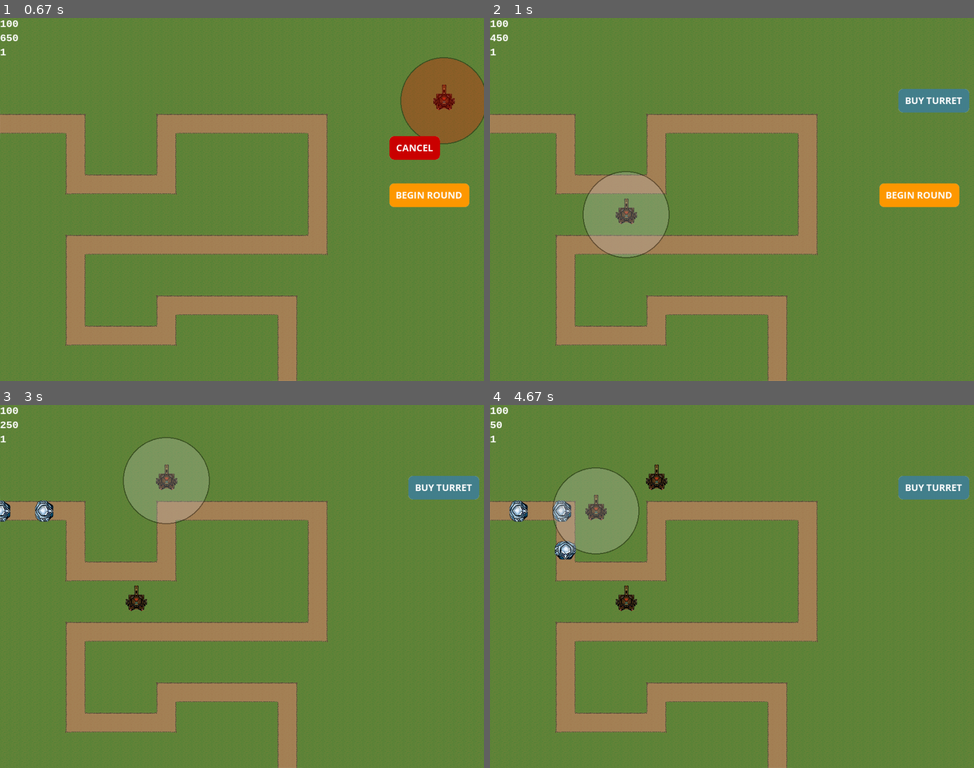
Above: before the commit, frames 1-4 (two rows, left to right).
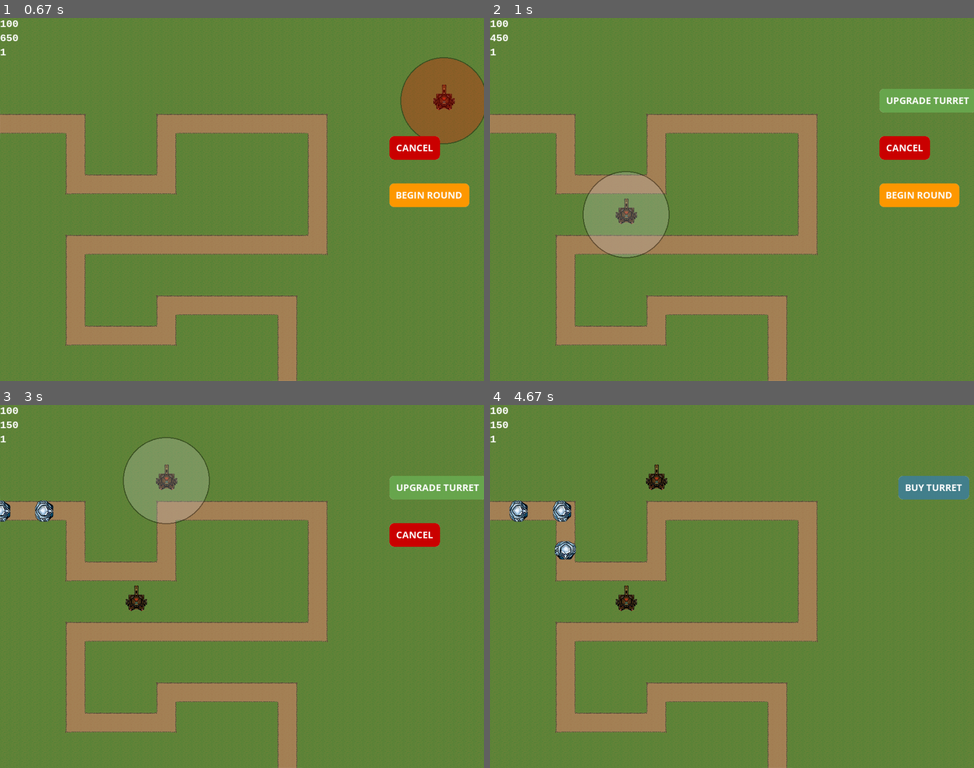
Above: after the commit, the same moments.

Repository: peter5454/PyGame
Game: pygame game, started from main.py
The game is run twice, just before and just after one commit, with the same random seed, the same clock (stepped at 60 frames per second) and the same inputs.
Inputs (mouse positions are in pixels of both pictures, inside the frame that each line leads up to):
- Up to frame 1 (0.67 s): click (445, 101) at 0.38 s
- Up to frame 2 (1 s): click (615, 203) at 0.72 s
- Up to frame 3 (3 s): click (435, 488) at 1.05 s; click (416, 535) at 1.38 s; click (430, 582) at 1.88 s; click (445, 488) at 2.22 s; click (227, 524) at 2.55 s; click (164, 466) at 2.88 s
- Up to frame 4 (4.67 s): click (548, 506) at 3.22 s; click (935, 488) at 4.05 s; click (591, 517) at 4.38 s

Frame 1 is identical in both runs. In frame 2, 1.9% of the frame differs, in the area x 80-100%, y 19-40%; in frame 3, 1.9%; in frame 4, 3.3%, in the area x 0-31%, y 4-42%.

Commit message:
finished upgrade towers

Diff:
--- a/constants.py
+++ b/constants.py
@@ -11,11 +11,10 @@
 
 #enemy constants
 SPAWN_COOLDOWN = 1000
-KILL_REWARD = 200
+KILL_REWARD = 50
 
 
 #turret constants
 BUY_COST = 200
 UPGRADE_COST = 100
-DAMAGE = 5
 LEVEL_COMPLETE_REWARD = 100
--- a/main.py
+++ b/main.py
@@ -44,6 +44,7 @@
 cancel_image = pg.image.load('assets/images/buttons/cancel.png').convert_alpha()
 begin_image = pg.image.load('assets/images/buttons/begin.png').convert_alpha()
 restart_image = pg.image.load('assets/images/buttons/restart.png').convert_alpha()
+upgrade_image = pg.image.load('assets/images/buttons/upgrade_turret.png').convert_alpha()
 
 #create groups
 enemy_group = pg.sprite.Group()
@@ -54,6 +55,7 @@
 cancel_button = Button(c.SCREEN_WIDTH - 200 ,250, cancel_image)
 begin_button = Button(c.SCREEN_WIDTH - 200 ,350, begin_image)
 restart_button = Button(312.5 , 320, restart_image)
+upgrade_button = Button(c.SCREEN_WIDTH - 200, 150, upgrade_image)
 
 
 #load json data for level
@@ -88,6 +90,18 @@
 def clear_selected():
   for turret in turret_group:
     turret.selected = False
+
+def upgrade_turret(selected_turret):
+  if world.money - c.UPGRADE_COST >= 0:
+    if selected_turret.upgrade_level <  selected_turret.max_level:
+      world.money -= c.UPGRADE_COST
+      selected_turret.upgrade()
+      print (selected_turret.upgrade_level)
+      print (selected_turret.damage)
+    else:
+      print("Maximum upgrade level reached.")
+  else:
+    print ("Out of Money")
 
 def create_turret(mouse_pos):
   #close = False
@@ -180,9 +194,6 @@
     enemy_group.update(world)
     turret_group.update(enemy_group)
 
-    if selected_turret:
-      selected_turret.selected = True
-
 
   #####################
   # DRAWING SECTION
@@ -231,11 +242,17 @@
         world.process_enemies()
 
     if placing_turrets == False:
-      if selected_turret:
-        selected_turret.selected = True
-        draw_circ(200,200,200,selected_turret.range,(selected_turret.x, selected_turret.y))
+        if selected_turret:
+          selected_turret.selected = True
+          draw_circ(200,200,200,selected_turret.range,(selected_turret.x, selected_turret.y))
+          if upgrade_button.draw(screen):
+            upgrade_turret(selected_turret)
+          if cancel_button.draw(screen):
+            selected_turret = None
+    if placing_turrets == False and selected_turret == None:
       if turret_button.draw(screen):
         placing_turrets = True
+
 
     if placing_turrets == True:
       cursort_rect = cursor_turret.get_rect()
@@ -285,7 +302,7 @@
     if event.type == pg.MOUSEBUTTONDOWN and event.button == 1:
       mouse_pos = pg.mouse.get_pos()
       #check if mouse is on the game area
-      if mouse_pos[0] < c.SCREEN_WIDTH and mouse_pos[1] < c.SCREEN_HEIGHT:
+      if mouse_pos[0] < c.SCREEN_WIDTH - c.SIDE_PANEL and mouse_pos[1] < c.SCREEN_HEIGHT:
         selected_turret = None
         clear_selected()
         if placing_turrets == True:
@@ -293,7 +310,6 @@
           if world.money >= c.BUY_COST:
             place_turret = create_turret(mouse_pos)
           if place_turret:
-            print (123)
             placing_turrets = False
         if placing_turrets == False:
           selected_turret = select_turret(mouse_pos)
--- a/turrets.py
+++ b/turrets.py
@@ -1,6 +1,7 @@
 import pygame as pg
 import constants as c
 import math as math
+from turrets_data import TURRET_DATA
 
 class Turret(pg.sprite.Sprite):
     def __init__(self,image,tile_x,tile_y):
@@ -17,12 +18,14 @@
         self.rect = self.image.get_rect()
         self.rect.center = (self.x, self.y)
 
-
+        self.upgrade_level = 1
+        self.max_level = len(TURRET_DATA)
         self.range = 90
         self.angle = 0
         self.selected = False
         self.target = None
-        self.cooldown = 1000
+        self.cooldown = TURRET_DATA[self.upgrade_level - 1].get("cooldown")
+        self.damage = TURRET_DATA[self.upgrade_level - 1].get("damage")
         self.last_shot = pg.time.get_ticks()
 
     def update (self, enemy_group):
@@ -49,7 +52,7 @@
             y_dist = self.target.pos[1] - self.y
             self.angle = math.degrees(math.atan2(-y_dist, x_dist))
             self.rotate_image()
-            self.target.health -= c.DAMAGE
+            self.target.health -= self.damage
             self.last_shot = pg.time.get_ticks()
 
     def rotate_image(self):
@@ -59,3 +62,8 @@
 
     def draw(self, surface):
         surface.blit(self.image, self.rect)
+
+    def upgrade(self):
+        self.upgrade_level += 1
+        self.cooldown = TURRET_DATA[self.upgrade_level - 1]["cooldown"]
+        self.damage = TURRET_DATA[self.upgrade_level - 1]["damage"]
--- a/turrets_data.py
+++ b/turrets_data.py
@@ -0,0 +1,22 @@
+TURRET_DATA =[
+    {
+        #1
+        "cooldown" : 1000,
+        "damage"  : 2,
+    },
+    {
+        #2
+        "cooldown" : 800,
+        "damage"  : 3,
+    },
+    {
+        #3
+        "cooldown" : 500,
+        "damage"  : 5,
+    },
+    {
+        #4
+        "cooldown" : 200,
+        "damage"  : 7,
+    }
+]
